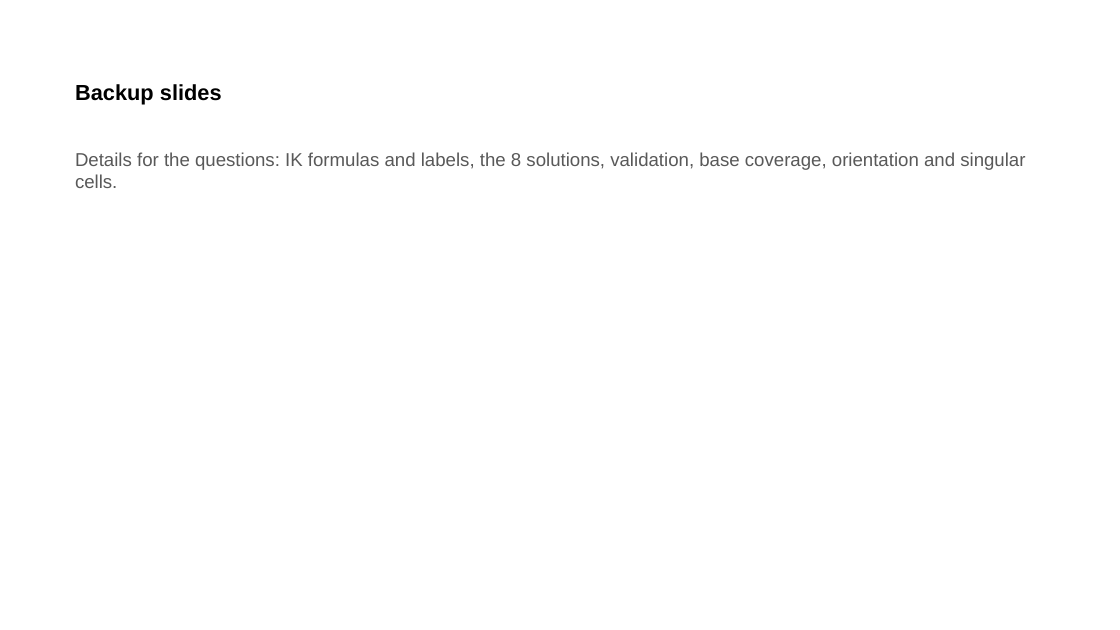
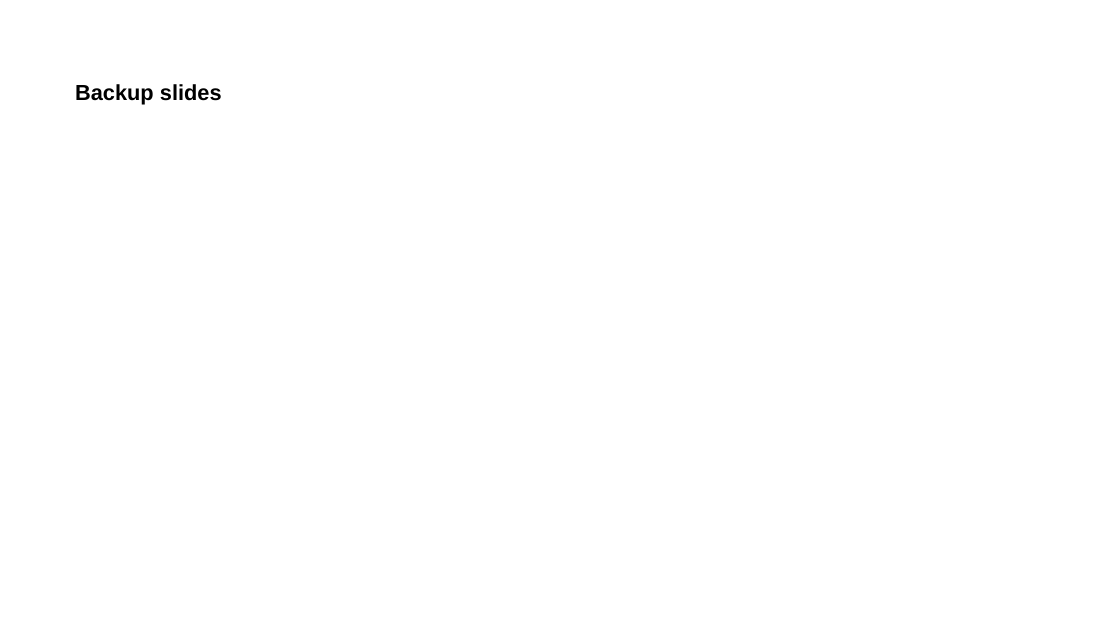
Before and after one commit to wenqian157/p6r_planner, a slide deck: slide 16 of results/presentation/P6R_presentation_complete.pptx. Drawn at 1120x630 pixels with LibreOffice and Linux fonts; fonts in the diff are those of the drawing. Boxes give left, top, right and bottom in pixels: in the first picture for what was removed or moved away, otherwise in the second. Text is boxed around its words. In the diff, an @@ line names an element or a change of style, - is before the commit and + after.

```diff
--- a/results/presentation/P6R_presentation_complete.pptx
+++ b/results/presentation/P6R_presentation_complete.pptx
@@ text removed at <box>75,152,1025,188</box> @@
-Details for the questions: IK formulas and labels, the 8 solutions, validation, base coverage, orientation and singular cells.
```
Also in this commit, not shown: 1 other slide changed, 1 slide removed.
